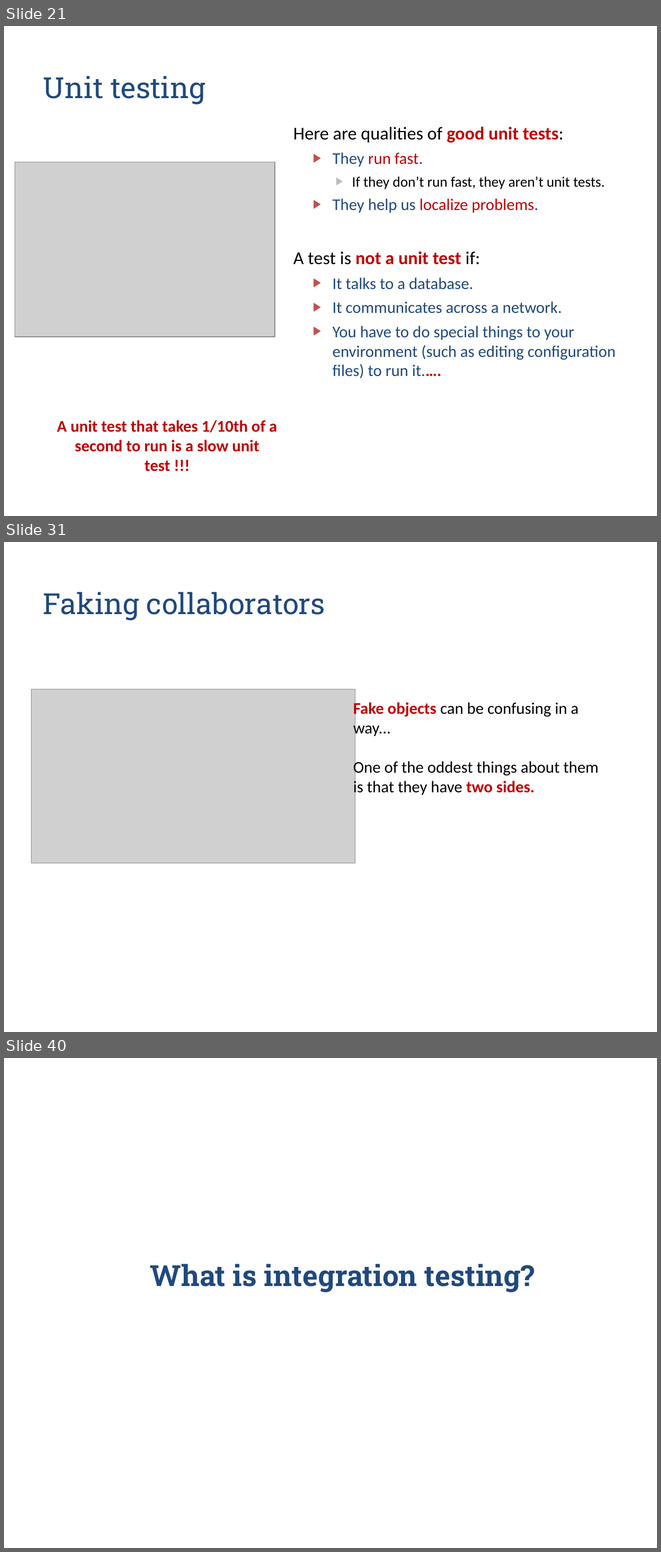
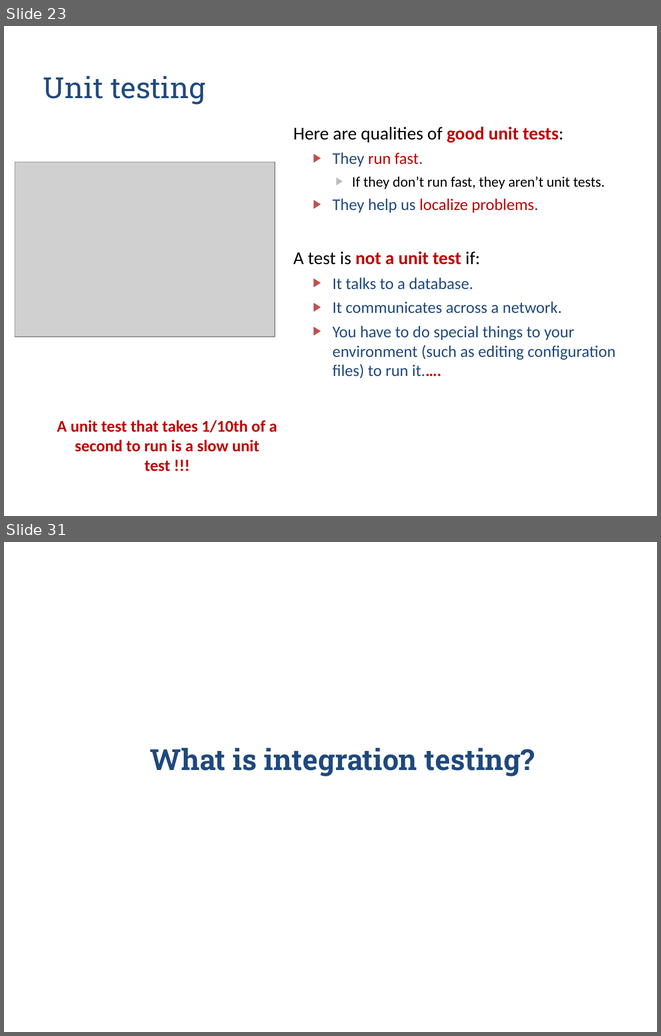
Before and after one commit to zarras/myy803-slides, a slide deck: 6-SoftEng-Testing.ppt. Shown one above the other, each under a label of ours: slides 21, 31 and 40 before the commit, slides 23 and 31 after it; the slides between them are not shown. The pictures are 661x1552 and 661x1036 pixels, drawn with LibreOffice and Linux fonts; fonts in the diff are those of the drawing; grey boxes stand for pictures. Boxes give left, top, right and bottom in pixels: in the first picture for what was removed or moved away, otherwise in the second. Text is boxed around its words. In the diff, an @@ line names an element or a change of style, - is before the commit and + after.

```diff
--- a/6-SoftEng-Testing.ppt
+++ b/6-SoftEng-Testing.ppt
@@ slide 31 removed at [4,542,657,1032], background #FFFFFF @@
@@ title removed at [43,592,325,620] @@
-Faking collaborators
@@ picture removed at [32,689,355,863] @@
@@ text removed at [353,700,598,796] @@
-Fake objects can be confusing in a way...
-One of the oddest things about them is that they have two sides.
@@ what was slide 21 is now slide 23 @@
@@ what was slide 40 is now slide 31 @@
```
Also in this commit, not shown: 4 slides changed, 6 slides added, 13 other slides removed, 1 other file.
